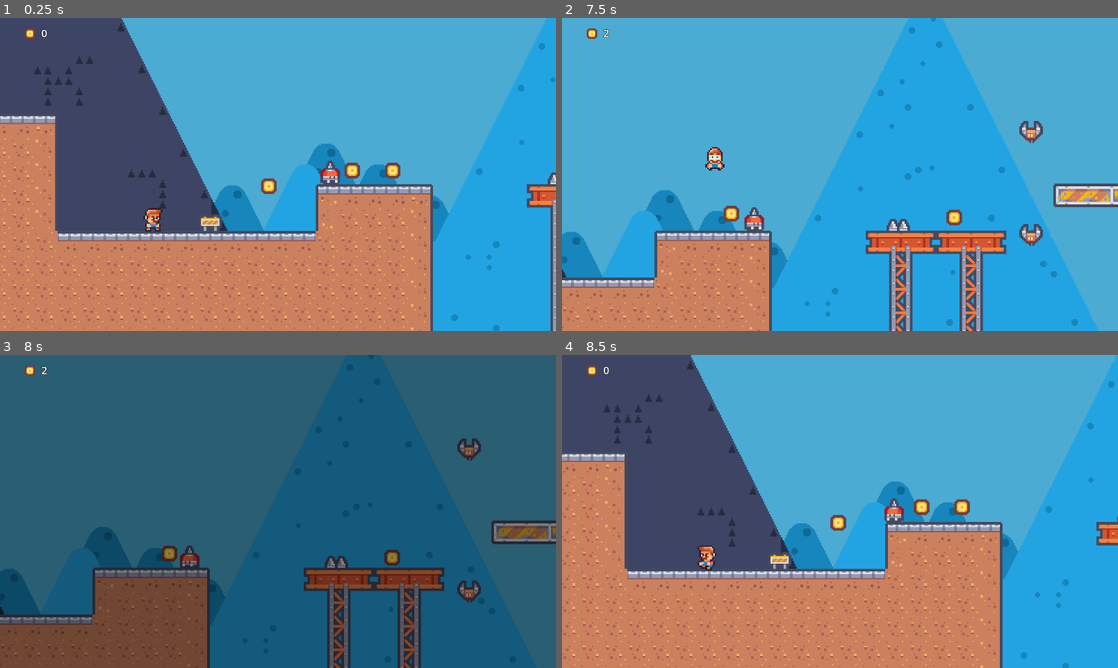
Above: before the commit, frames 1-4 (two rows, left to right).
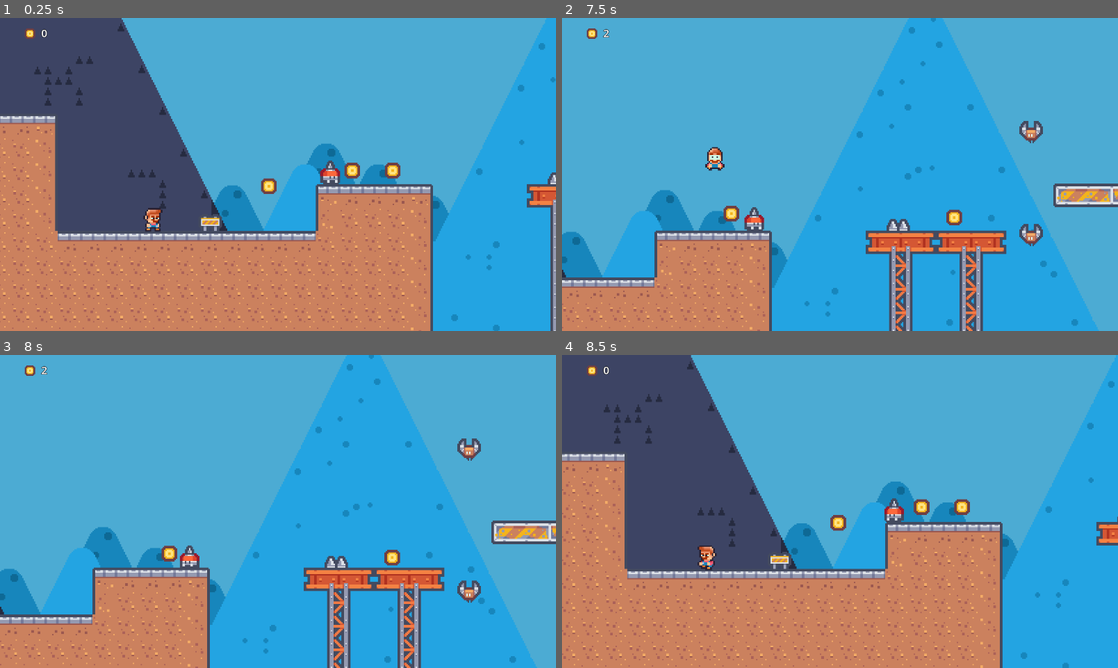
Above: after the commit, the same moments.

Repository: nperez9/learnPlatform
Game: Godot game, scene res://Scenes/Levels/Level3.tscn
Same seed, same stepped clock (60 frames per second), same inputs: the game is played once before the commit and once after it. This scene is started directly instead of the project's main scene.
Inputs:
- Up to frame 1 (0.25 s): no input
- Up to frame 2 (7.5 s): hold D (move_right) 0.53-2.03 s; tap Space (jump) at 0.77, 1.52, 3.02, 3.77, 4.52, 6.02, 6.77 s; hold A (mode_left) 2.03-4.28 s; hold D (move_right) from 4.28 s (still down)
- Up to frame 3 (8 s): keep holding D (move_right); tap Space (jump) at 7.52 s
- Up to frame 4 (8.5 s): release D (move_right) at 8.03 s; hold A (mode_left) from 8.03 s (still down)

Frames 1-2 are identical in both runs. In frame 3, 100% of the frame differs, in the area x 0-100%, y 0-100%; in frame 4, nothing differs.

Commit message:
feat: testing stuff

Diff:
--- a/Scenes/Player/plumber-player.gd
+++ b/Scenes/Player/plumber-player.gd
@@ -28,7 +28,7 @@
 	if die:
 		return
 
-	## Ground Movement/animation manager
+	## Ground Movement/animation manager asdads
 	if Input.is_action_pressed("mode_left"):
 		velocity.x -= move_speed
 		flip_sprite(!defaultDirection)
--- a/Scenes/Player/plumber-player.tscn
+++ b/Scenes/Player/plumber-player.tscn
@@ -70,18 +70,6 @@
 "points": PackedFloat32Array(0, -0.25, 0, 0.25, 0),
 "times": PackedFloat32Array(0)
 }
-tracks/2/type = "value"
-tracks/2/imported = false
-tracks/2/enabled = true
-tracks/2/path = NodePath("Colors:color")
-tracks/2/interp = 1
-tracks/2/loop_wrap = true
-tracks/2/keys = {
-"times": PackedFloat32Array(0),
-"transitions": PackedFloat32Array(1),
-"update": 0,
-"values": [Color(1, 1, 1, 0)]
-}
 
 [sub_resource type="Animation" id="Animation_0qr1b"]
 resource_name = "die"
@@ -109,25 +97,13 @@
 "points": PackedFloat32Array(0, -0.25, 0, 0.4, 1, 0, -0.25, 0, 0.25, 0, -50, -0.25, 0, 0.4, 1, -50, -0.25, 0, 0.35, 94, 153, -0.1, -14, 0.25, 0),
 "times": PackedFloat32Array(0, 0.15, 0.55, 0.7, 1.15)
 }
-tracks/2/type = "value"
+tracks/2/type = "method"
 tracks/2/imported = false
 tracks/2/enabled = true
-tracks/2/path = NodePath("Colors:color")
+tracks/2/path = NodePath(".")
 tracks/2/interp = 1
 tracks/2/loop_wrap = true
 tracks/2/keys = {
-"times": PackedFloat32Array(0.9, 1.6),
-"transitions": PackedFloat32Array(1, 1),
-"update": 0,
-"values": [Color(0, 0, 0, 0), Color(0, 0, 0, 1)]
-}
-tracks/3/type = "method"
-tracks/3/imported = false
-tracks/3/enabled = true
-tracks/3/path = NodePath(".")
-tracks/3/interp = 1
-tracks/3/loop_wrap = true
-tracks/3/keys = {
 "times": PackedFloat32Array(1.6),
 "transitions": PackedFloat32Array(1),
 "values": [{
@@ -149,6 +125,13 @@
 [node name="PlayerPlumber" type="CharacterBody2D" groups=["Player"]]
 script = ExtResource("1_blwad")
 defaultDirection = false
+
+[node name="ColorRect" type="ColorRect" parent="."]
+visible = false
+offset_left = -127.0
+offset_top = -163.0
+offset_right = 334.0
+offset_bottom = 103.0
 
 [node name="Camera2D" type="Camera2D" parent="."]
 position = Vector2(96, -34)
@@ -196,14 +179,5 @@
 "": SubResource("AnimationLibrary_2cefd")
 }
 
-[node name="Colors" type="ColorRect" parent="."]
-z_index = 4096
-offset_left = -137.0
-offset_top = -172.0
-offset_right = -97.0
-offset_bottom = -132.0
-scale = Vector2(11.7182, 6.77844)
-color = Color(1, 1, 1, 0)
-
 [connection signal="animation_changed" from="AnimatedSprite2D" to="." method="_on_animated_sprite_2d_animation_changed"]
 [connection signal="animation_finished" from="AnimatedSprite2D" to="." method="_on_animated_sprite_2d_animation_finished"]
